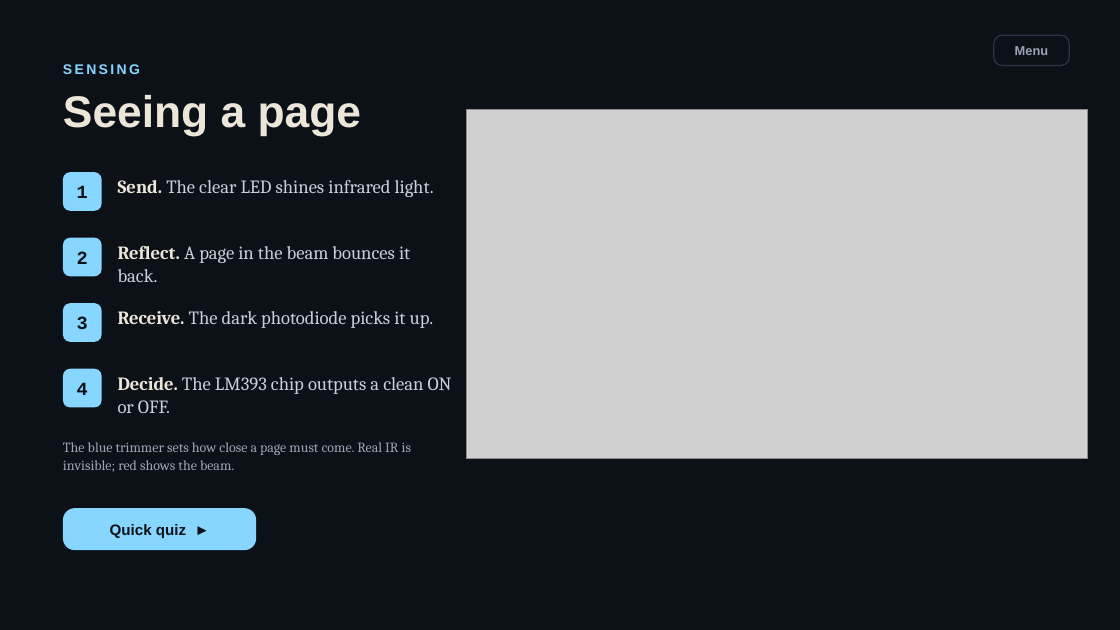
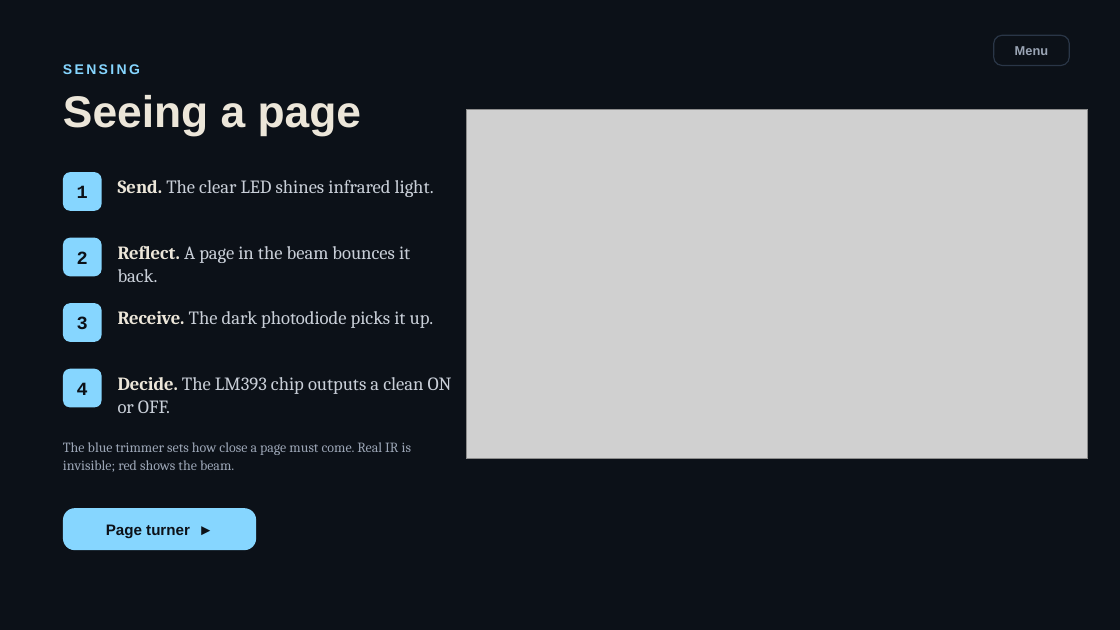
Before and after one commit to sharmaricha676-rgb/bookcounterppt, a slide deck: slide 18 of BookCounter-interactive.pptx (slide 16 before the commit). Drawn at 1120x630 pixels with LibreOffice and Linux fonts; fonts in the diff are those of the drawing; grey boxes stand for pictures. Boxes give left, top, right and bottom in pixels: in the first picture for what was removed or moved away, otherwise in the second. Text is boxed around its words. In the diff, an @@ line names an element or a change of style, - is before the commit and + after.

```diff
--- a/BookCounter-interactive.pptx
+++ b/BookCounter-interactive.pptx
@@ text in rounded rectangle at (106,524,190,538): text changed @@
-Quick quiz ►
+Page turner ►
```
Also in this commit, not shown: 29 other slides changed, 3 slides added.
